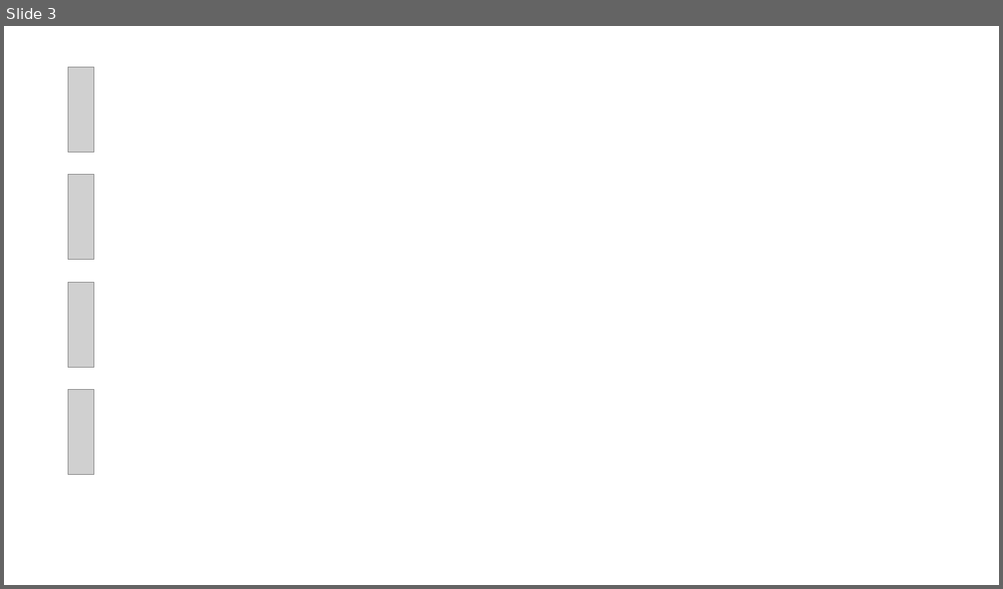
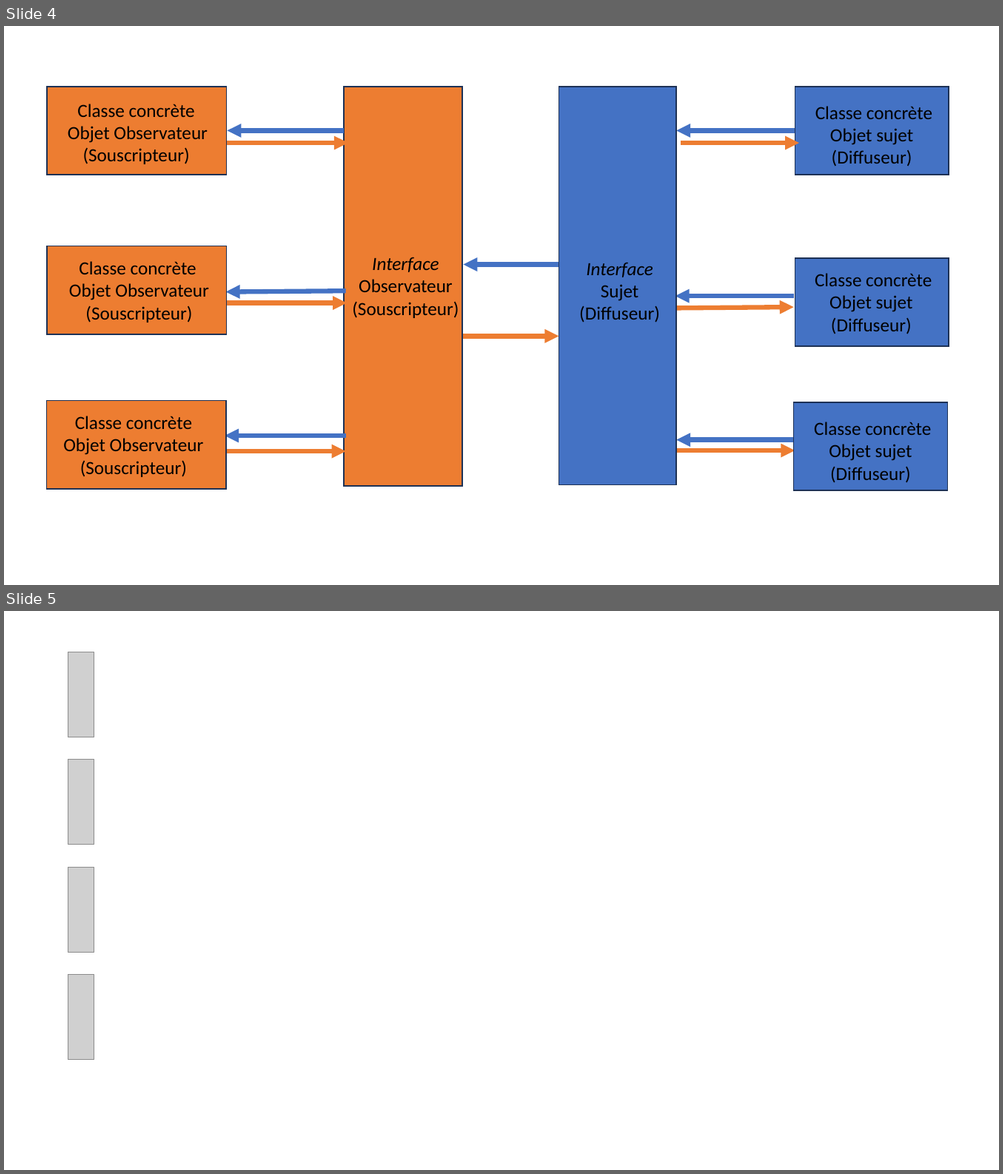
Before and after one commit to D-CRAVO/FORMATION-CDA-2210, a slide deck: 106_DesignPattern/Cours/Observateur/Observateur.pptx. Shown one above the other, each under a label of ours: slide 3 before the commit, slides 4 and 5 after it. The pictures are 1003x589 and 1003x1174 pixels, drawn with LibreOffice and Linux fonts; fonts in the diff are those of the drawing; grey boxes stand for pictures. Boxes give left, top, right and bottom in pixels: in the first picture for what was removed or moved away, otherwise in the second. Text is boxed around its words. In the diff, an @@ line names an element or a change of style, - is before the commit and + after.

Commit message:
Recherches sur Design Pattern Observateur

```diff
--- a/106_DesignPattern/Cours/Observateur/Observateur.pptx
+++ b/106_DesignPattern/Cours/Observateur/Observateur.pptx
@@ slide 4 added at [4,26,999,585], background #FFFFFF @@
@@ rectangle added at [47,87,227,175], fill #ED7D31, outline #1E3256 1 pt @@
@@ rectangle added at [344,87,463,486], fill #ED7D31, outline #1E3256 1 pt @@
@@ rectangle added at [558,87,675,486], fill #4472C4, outline #1E3256 1 pt @@
@@ rectangle added at [795,87,948,175], fill #4472C4, outline #1E3256 1 pt @@
@@ text added at [68,104,208,164], 18 pt, text #000000 @@
+Classe concrète
+Objet Observateur (Souscripteur)
@@ text added at [815,106,932,167], 18 pt, text #000000 @@
+Classe concrète Objet sujet
+(Diffuseur)
@@ arrow added from (344, 130) to (227, 130), #4472C4 4.5 pt @@
@@ arrow added from (795, 130) to (676, 130), #4472C4 4.5 pt @@
@@ arrow added from (227, 143) to (348, 143), #ED7D31 4.5 pt @@
@@ arrow added from (680, 143) to (799, 143), #ED7D31 4.5 pt @@
@@ rectangle added at [47,246,227,334], fill #ED7D31, outline #1E3256 1 pt @@
@@ text added at [69,261,209,323], 18 pt, text #000000 @@
+Classe concrète
+Objet Observateur (Souscripteur)
@@ text added at [352,257,458,318], 18 pt, text #000000 @@
+Interface
+Observateur
+(Souscripteur)
@@ arrow added from (558, 265) to (463, 265), #4472C4 4.5 pt @@
@@ text added at [579,262,660,323], 18 pt, text #000000 @@
+Interface
+Sujet
+(Diffuseur)
@@ rectangle added at [795,258,948,346], fill #4472C4, outline #1E3256 1 pt @@
@@ arrow added from (346, 291) to (225, 292), #4472C4 4.5 pt @@
@@ text added at [814,273,931,335], 18 pt, text #000000 @@
+Classe concrète Objet sujet
+(Diffuseur)
@@ arrow added from (225, 304) to (347, 304), #ED7D31 4.5 pt @@
@@ arrow added from (794, 296) to (674, 296), #4472C4 4.5 pt @@
@@ arrow added from (674, 308) to (794, 307), #ED7D31 4.5 pt @@
@@ arrow added from (463, 336) to (558, 336), #ED7D31 4.5 pt @@
@@ rectangle added at [46,401,226,489], fill #ED7D31, outline #1E3256 1 pt @@
@@ rectangle added at [794,403,947,491], fill #4472C4, outline #1E3256 1 pt @@
@@ text added at [63,416,204,477], 18 pt, text #000000 @@
+Classe concrète
+Objet Observateur (Souscripteur)
@@ text added at [814,422,930,483], 18 pt, text #000000 @@
+Classe concrète Objet sujet
+(Diffuseur)
@@ arrow added from (346, 437) to (225, 437), #4472C4 4.5 pt @@
@@ arrow added from (795, 440) to (676, 440), #4472C4 4.5 pt @@
@@ arrow added from (225, 452) to (346, 452), #ED7D31 4.5 pt @@
@@ arrow added from (676, 452) to (795, 452), #ED7D31 4.5 pt @@
@@ what was slide 3 is now slide 5 @@
```
Also in this commit, not shown: 1 slide changed, 1 other slide added, 13 other files.
